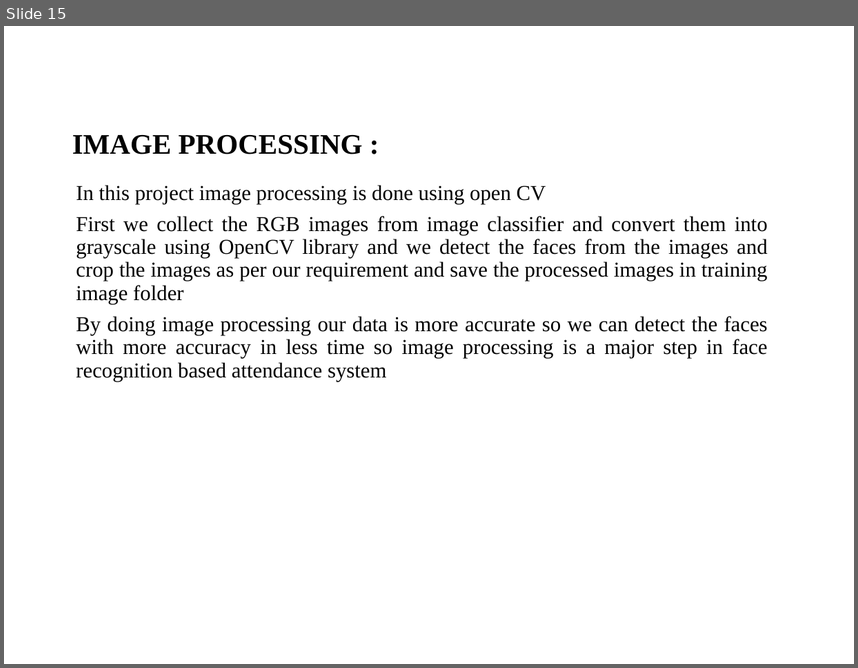
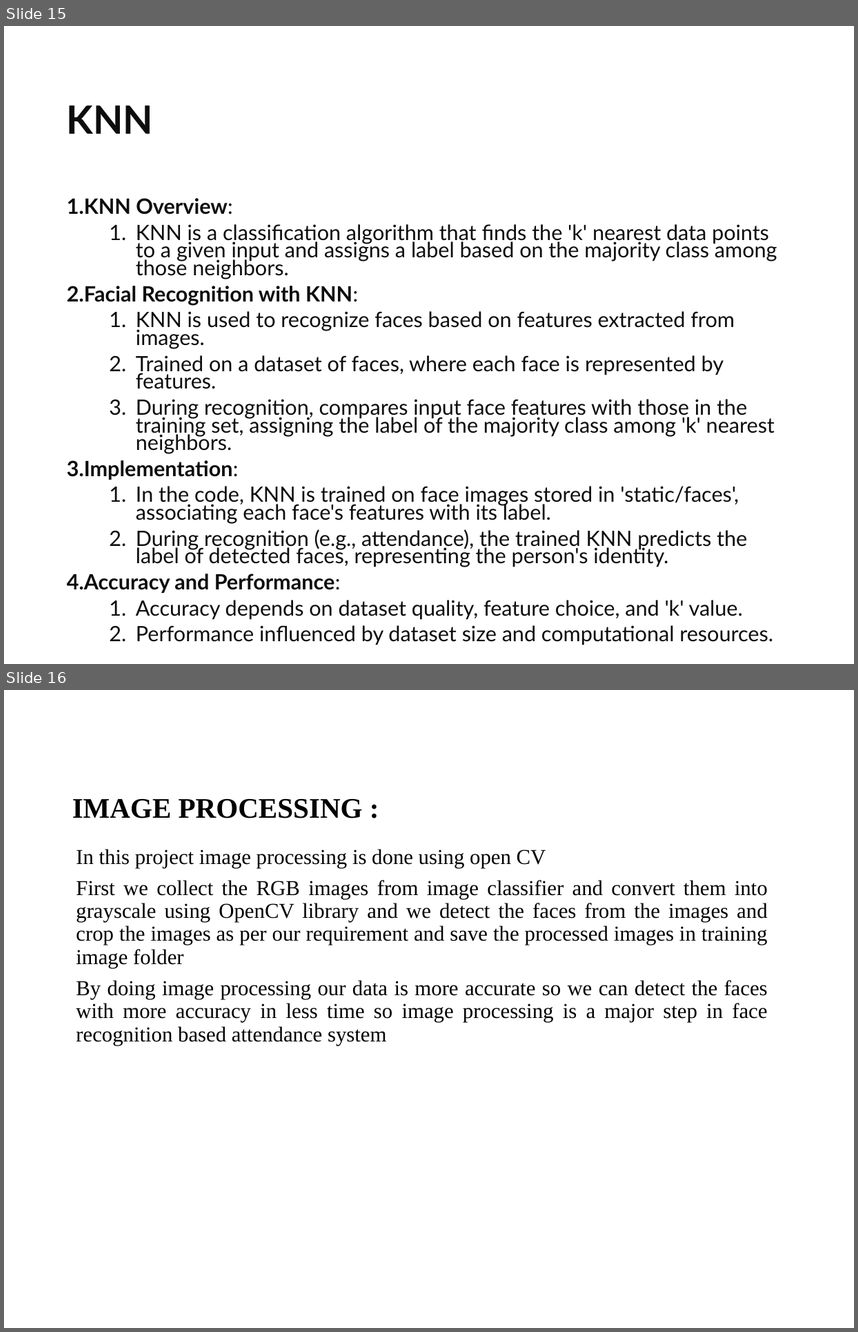
Before and after one commit to Andrachandu/Neural-Networks-and-Deep-Learning, a slide deck: neural (1).pptx. Shown one above the other, each under a label of ours: slide 15 before the commit, slides 15 and 16 after it. The pictures are 858x668 and 858x1332 pixels, drawn with LibreOffice and Linux fonts; fonts in the diff are those of the drawing. Boxes give left, top, right and bottom in pixels: in the first picture for what was removed or moved away, otherwise in the second. Text is boxed around its words. In the diff, an @@ line names an element or a change of style, - is before the commit and + after.

```diff
--- a/neural (1).pptx
+++ b/neural (1).pptx
@@ slide 15 added at bbox=[4, 26, 854, 664], background #FFFFFF @@
@@ title added at bbox=[67, 105, 154, 134], 33 pt, text #0D0D0D, bold @@
+KNN
@@ text added at bbox=[67, 198, 777, 645], 17.9 pt, text #0D0D0D @@
+1. KNN Overview:
+  1. KNN is a classification algorithm that finds the 'k' nearest data points to a given input and assigns a label based on the majority class among those neighbors.
+2. Facial Recognition with KNN:
+  1. KNN is used to recognize faces based on features extracted from images.
+  2. Trained on a dataset of faces, where each face is represented by features.
+  3. During recognition, compares input face features with those in the training set, assigning the label of the majority class among 'k' nearest neighbors.
+3. Implementation:
+  1. In the code, KNN is trained on face images stored in 'static/faces', associating each face's features with its label.
+  2. During recognition (e.g., attendance), the trained KNN predicts the label of detected faces, representing the person's identity.
+4. Accuracy and Performance:
+  1. Accuracy depends on dataset quality, feature choice, and 'k' value.
+  2. Performance influenced by dataset size and computational resources.
@@ what was slide 15 is now slide 16 @@
```
Also in this commit, not shown: 1 slide changed.
